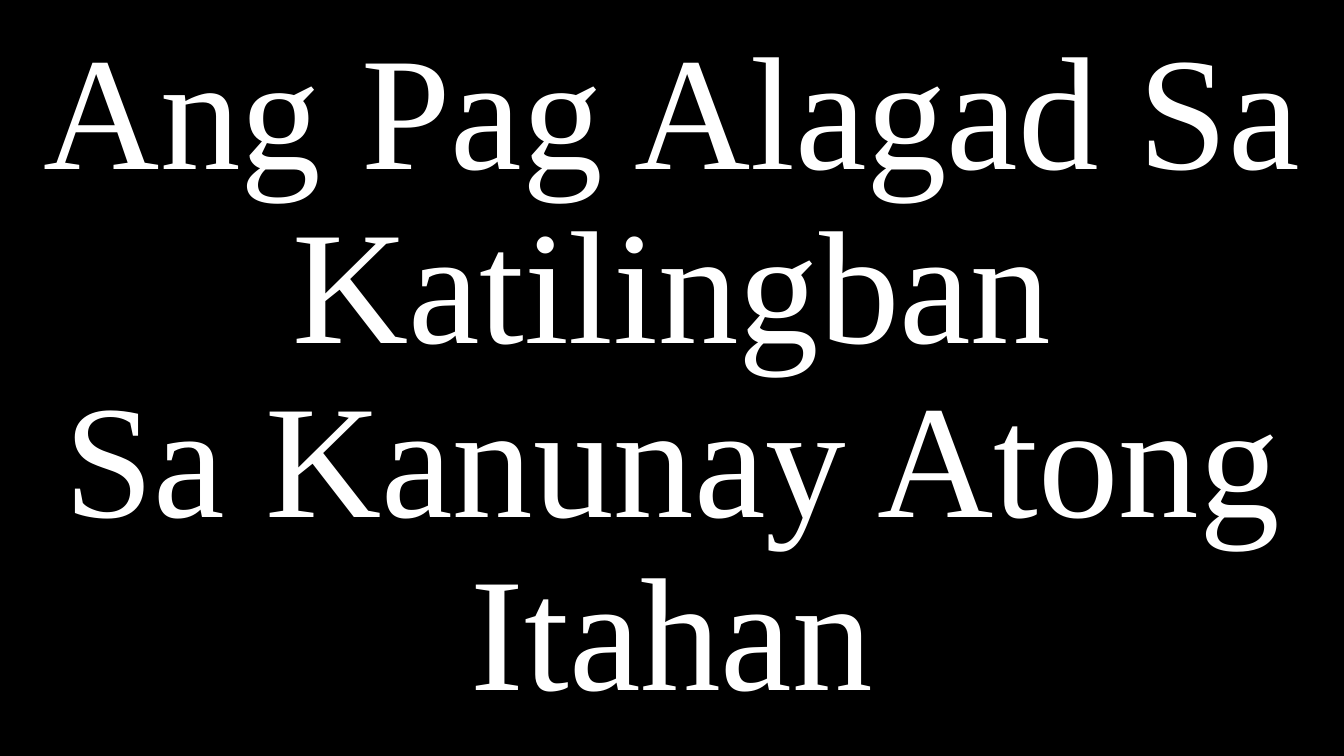
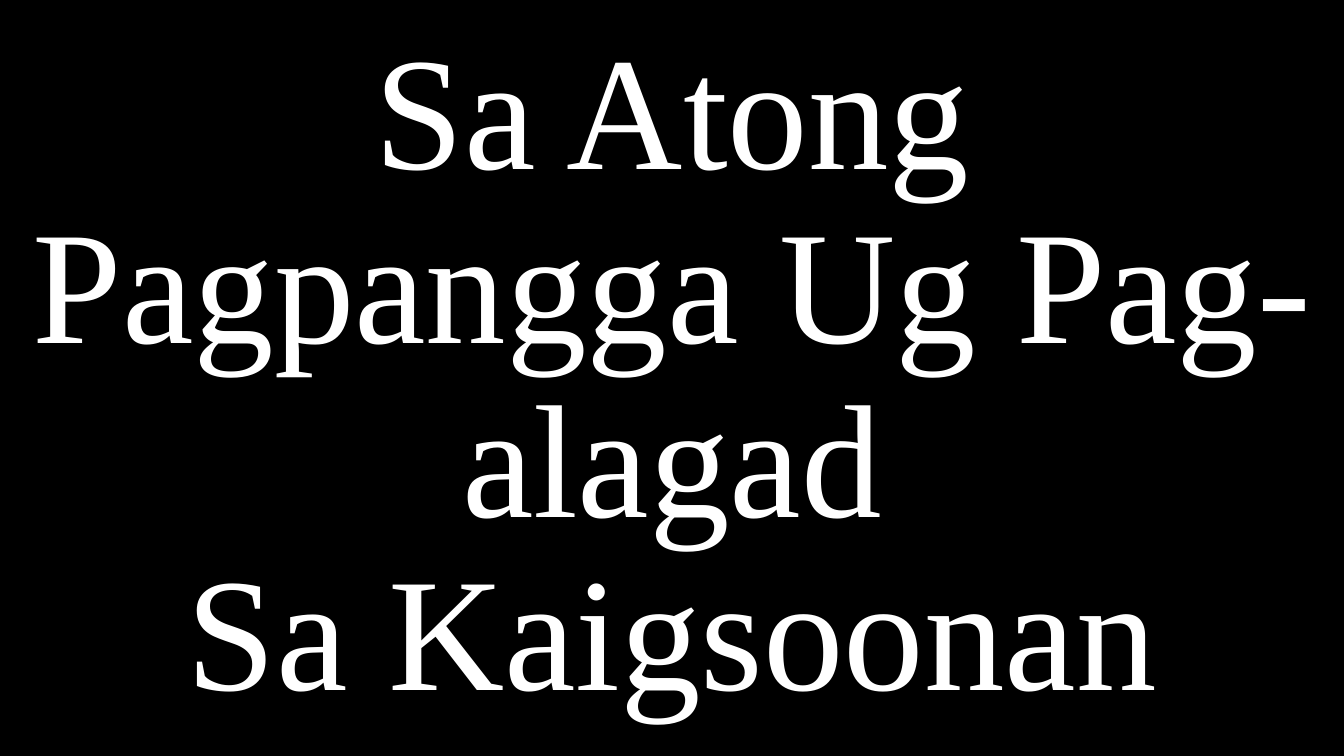
Before and after one commit to CHRISTIANARIBAL/Simbahan, a slide deck: slide 123 of 2Permanent/Final Na Ni.pptx (slide 117 before the commit). Drawn at 1344x756 pixels with LibreOffice and Linux fonts; fonts in the diff are those of the drawing. Boxes give left, top, right and bottom in pixels: in the first picture for what was removed or moved away, otherwise in the second. Text is boxed around its words. In the diff, an @@ line names an element or a change of style, - is before the commit and + after.

```diff
--- a/2Permanent/Final Na Ni.pptx
+++ b/2Permanent/Final Na Ni.pptx
@@ title at bbox=[33, 62, 1311, 721]: text changed @@
-Ang Pag Alagad Sa Katilingban
-Sa Kanunay Atong Itahan
+Sa Atong Pagpangga Ug Pag-alagad
+Sa Kaigsoonan
```
Also in this commit, not shown: 7 other slides changed, 33 slides added, 30 slides removed, 7 other files.
